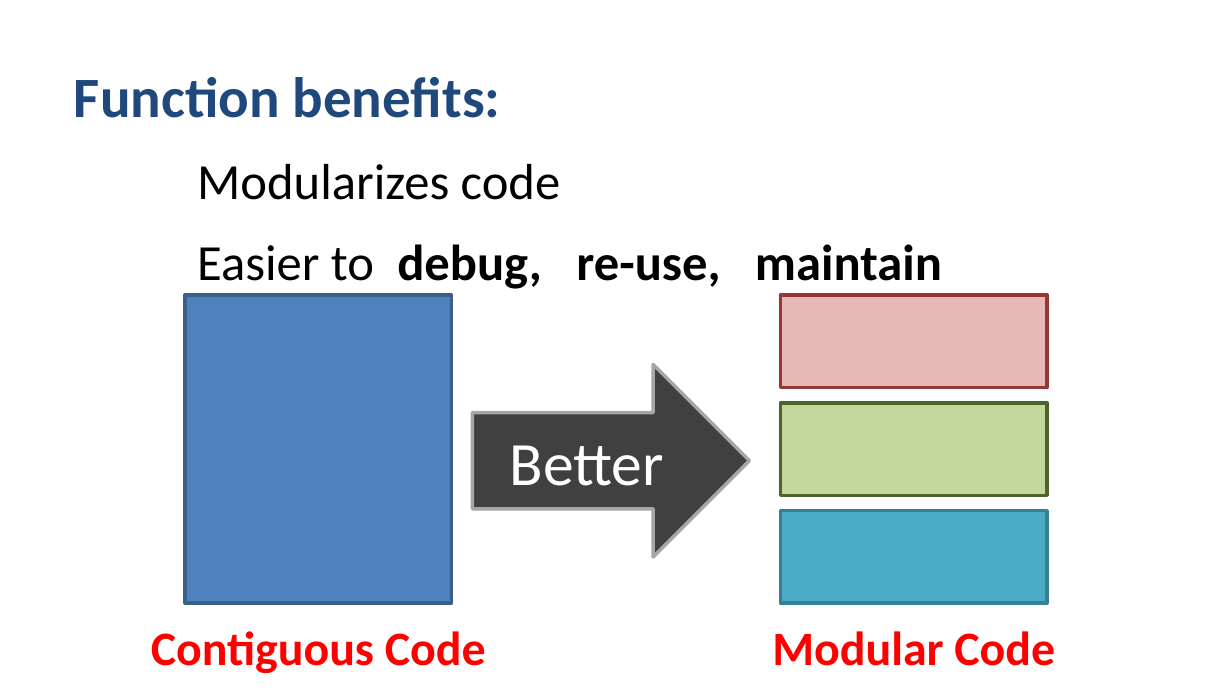
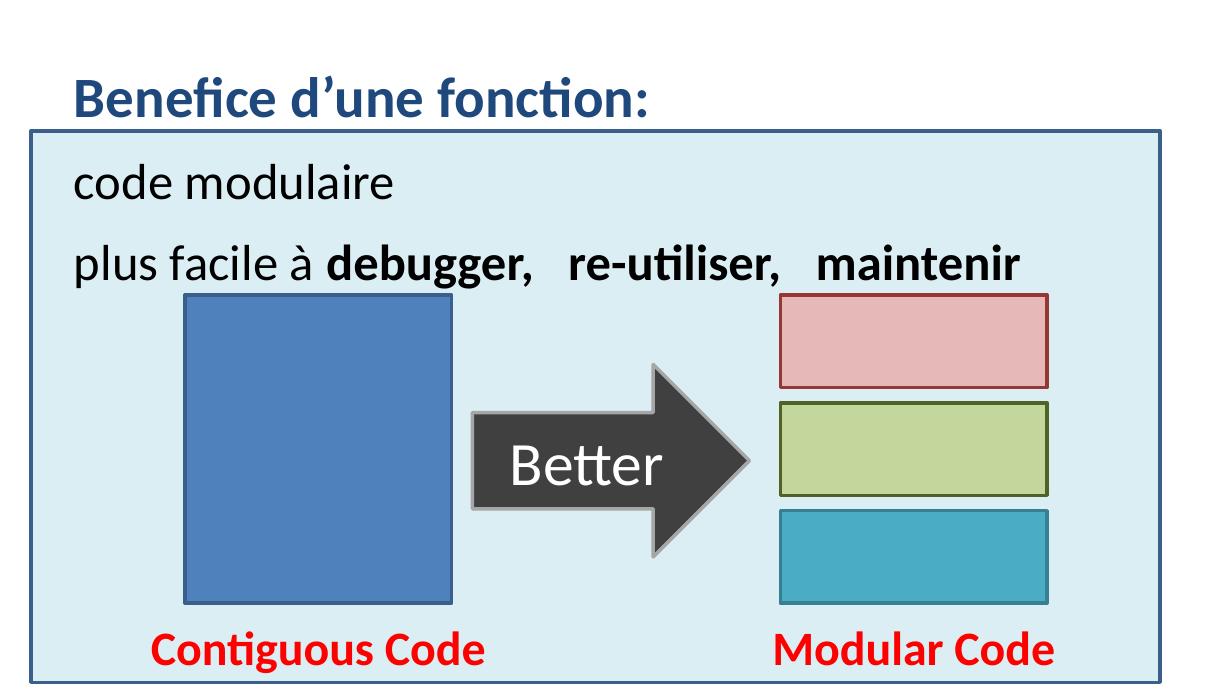
Before and after one commit to julienPalleau/Udemy, a slide deck: slide 61 of PythonParLaPratique 101 exercices/Python in 90 minutes [Enregistrement automatique].pptx (slide 59 before the commit). Drawn at 1232x693 pixels with LibreOffice and Linux fonts; fonts in the diff are those of the drawing. Boxes give left, top, right and bottom in pixels: in the first picture for what was removed or moved away, otherwise in the second. Text is boxed around its words. In the diff, an @@ line names an element or a change of style, - is before the commit and + after.

```diff
--- a/PythonParLaPratique 101 exercices/Python in 90 minutes [Enregistrement automatique].pptx
+++ b/PythonParLaPratique 101 exercices/Python in 90 minutes [Enregistrement automatique].pptx
@@ text at (x1=74, y1=75, x2=1021, y2=289): text changed @@
-Function benefits:
-Modularizes code
-Easier to debug, re-use, maintain
+Benefice d’une fonction:
+code modulaire
+plus facile à debugger, re-utiliser, maintenir
@@ rectangle added at (x1=31, y1=131, x2=1161, y2=683), fill #DBEEF4, outline #3A5F8C 2 pt @@
```
Also in this commit, not shown: 1 other slide changed, 7 slides added, 1 slide removed.
